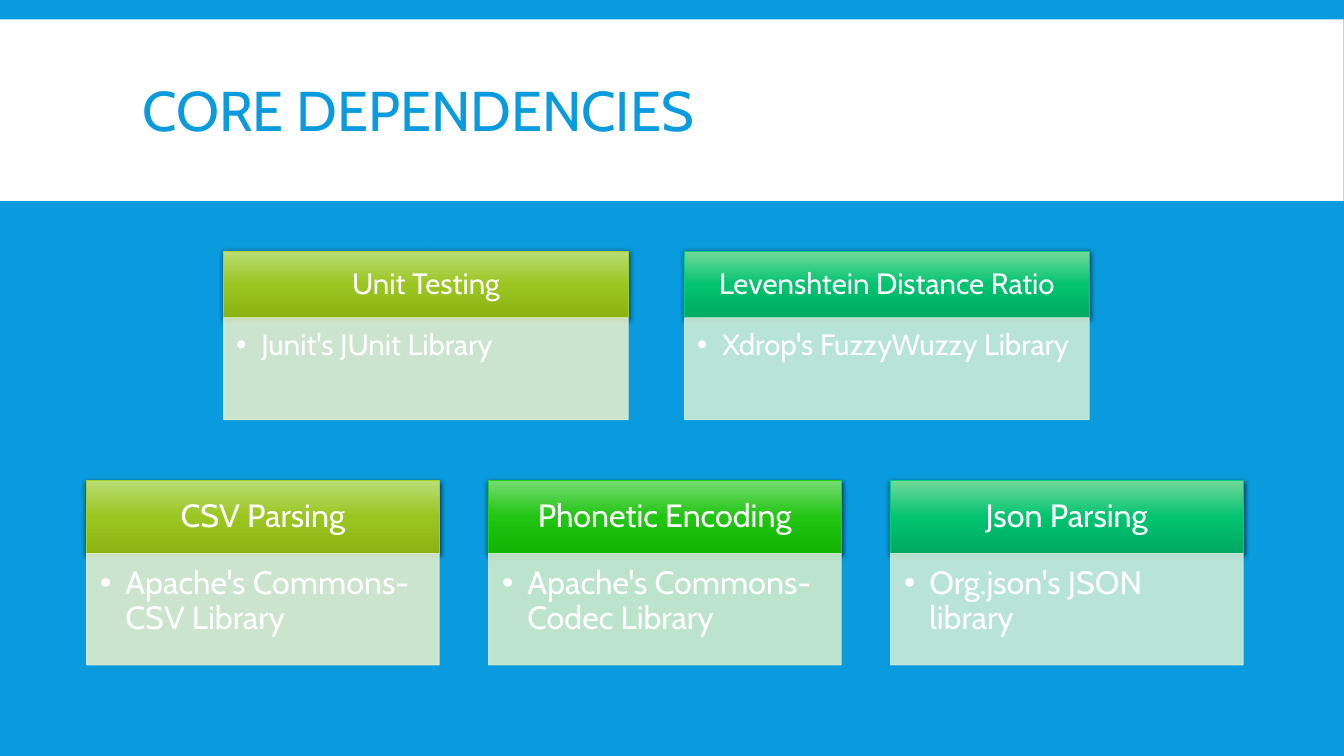
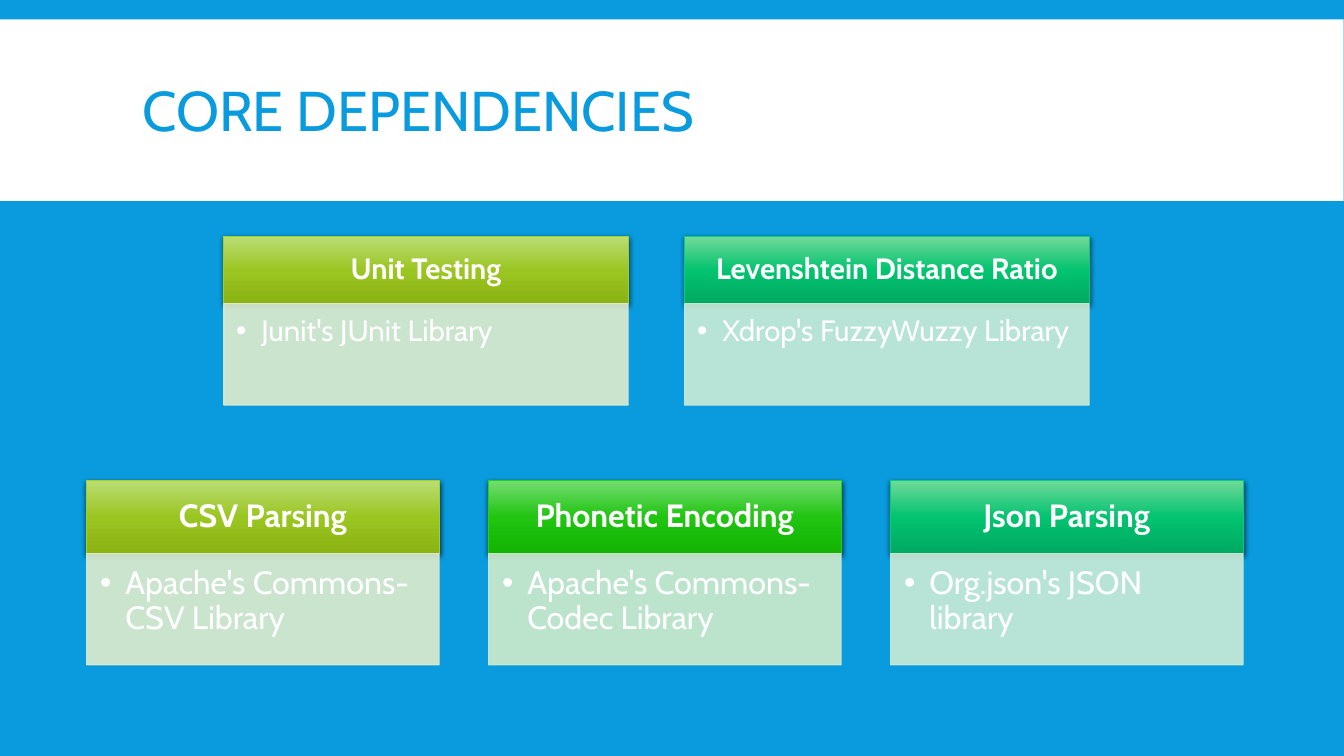
Before and after one commit to OryGregS/SeniorProject, a slide deck: slide 18 of docs/FuzzyRecordLinkage.pptx. Drawn at 1344x756 pixels with LibreOffice and Linux fonts; fonts in the diff are those of the drawing. Boxes give left, top, right and bottom in pixels: in the first picture for what was removed or moved away, otherwise in the second. Text is boxed around its words. In the diff, an @@ line names an element or a change of style, - is before the commit and + after.

```diff
--- a/docs/FuzzyRecordLinkage.pptx
+++ b/docs/FuzzyRecordLinkage.pptx
@@ bold on in 5 elements at box(179, 504, 347, 534), box(536, 503, 794, 534), box(983, 504, 1150, 534), box(351, 258, 501, 286), box(716, 257, 1057, 280) @@
@@ 4 texts, 4 rectangles: place and size @@
-4 texts, 4 rectangles at box(224, 251, 1089, 419)
+4 texts, 4 rectangles at box(224, 237, 1089, 405)
```
Also in this commit, not shown: 15 other slides changed, 2 slides added, 1 slide removed, 44 other files.
